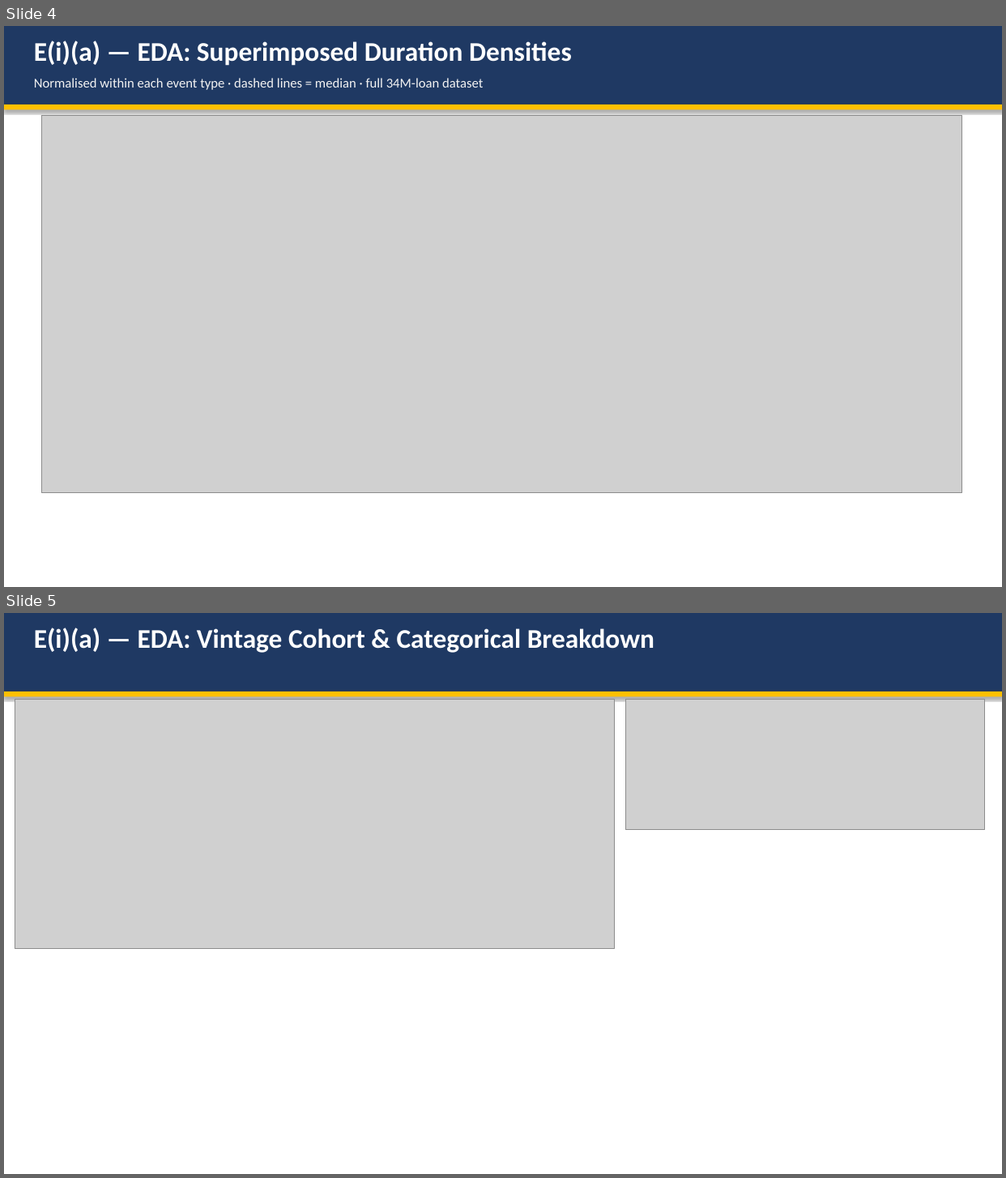
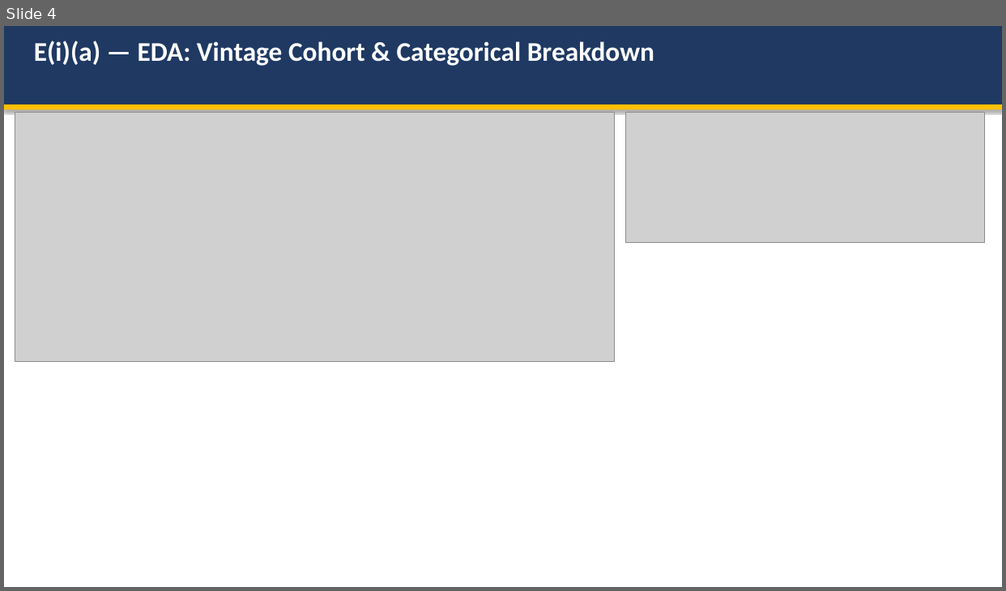
Before and after one commit to liny-r/IR-C-Assignment3, a slide deck: processed/PartE_Presentation.pptx. Shown one above the other, each under a label of ours: slides 4 and 5 before the commit, slide 4 after it. The pictures are 1006x1178 and 1006x591 pixels, drawn with LibreOffice and Linux fonts; fonts in the diff are those of the drawing; grey boxes stand for pictures. Boxes give left, top, right and bottom in pixels: in the first picture for what was removed or moved away, otherwise in the second. Text is boxed around its words. In the diff, an @@ line names an element or a change of style, - is before the commit and + after.

```diff
--- a/processed/PartE_Presentation.pptx
+++ b/processed/PartE_Presentation.pptx
@@ slide 4 removed at [4, 26, 1002, 587], background #FFFFFF @@
@@ rectangle removed at [4, 26, 1002, 105] @@
@@ text removed at [34, 41, 572, 66] @@
-E(i)(a) — EDA: Superimposed Duration Densities
@@ text removed at [34, 78, 483, 90] @@
-Normalised within each event type · dashed lines = median · full 34M-loan dataset
@@ rectangle removed at [4, 105, 1002, 110] @@
@@ picture removed at [41, 116, 962, 493] @@
@@ what was slide 5 is now slide 4 @@
```
Also in this commit, not shown: 4 other files.
